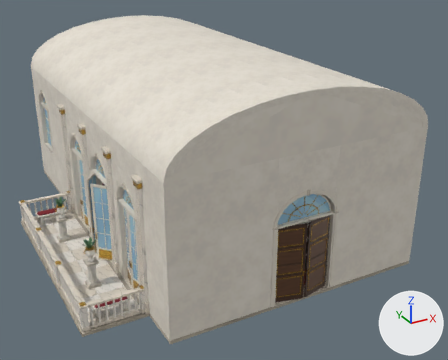
Before and after pictures for a commit that changed the glTF model apps/web/public/assets/3d/environments/hero-v1/rofan_imperial_palace_hall_balcony-mobile.glb.
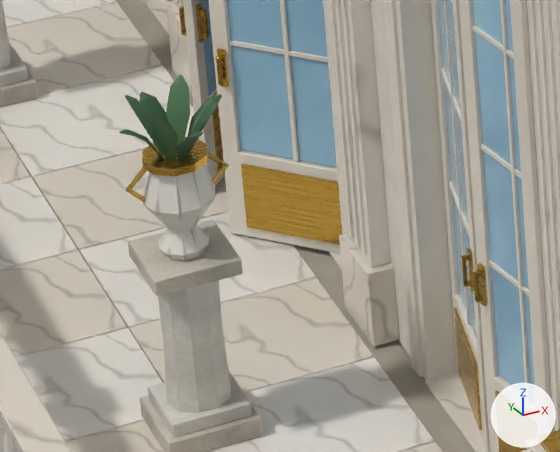
The first picture shows the older version from a camera (50 mm lens) standing at (-11.3, -25.4, 14.2) and looking at (1.6, -1.9, 2.4). The close-ups show the older and then the newer version on the part from 15% to 32% of the width and 63% to 80% of the height of that picture. Only the edits that show in the close-ups are written down. Arrows for +X, +Y and +Z are at lower right; the lights stay in place. Where no turn or scale is listed for an object, it has been applied to the vertices. Vertices at exactly the same position are counted once.

Script lines for the objects in view, before the commit:
```python
me_bg_cutaway_front = bpy.data.meshes.new('BG_Cutaway_Front')
me_bg_cutaway_front.from_pydata(...)  # 12996 vertices, 22884 faces; spans x -5.9..5.9, y -8.8..8.8, z -4.2..4.2
me_bg_cutaway_front.materials.append(mat_01_opaque_master_1024)
me_bg_furnishings = bpy.data.meshes.new('BG_Furnishings')
me_bg_furnishings.from_pydata(...)  # 14790 vertices, 27320 faces; spans x -6.4..6.4, y -8.0..8.0, z -2.7..2.7
me_bg_furnishings.materials.append(mat_01_opaque_master_1024)
me_bg_shell_fixed = bpy.data.meshes.new('BG_Shell_Fixed')
me_bg_shell_fixed.from_pydata(...)  # 18504 vertices, 32892 faces; spans x -7.0..7.0, y -8.9..8.9, z -4.2..4.2
me_bg_shell_fixed.materials.append(mat_01_opaque_master_1024)
ob_bg_cutaway_front = bpy.data.objects.new('BG_Cutaway_Front', me_bg_cutaway_front)
ob_bg_cutaway_front.location = (1.032, -0.275, 4.321)
ob_bg_furnishings = bpy.data.objects.new('BG_Furnishings', me_bg_furnishings)
ob_bg_furnishings.location = (0.025, -0.31, 2.905)
ob_bg_shell_fixed = bpy.data.objects.new('BG_Shell_Fixed', me_bg_shell_fixed)
ob_bg_shell_fixed.location = (0.001, 0.033, 4.243)
```
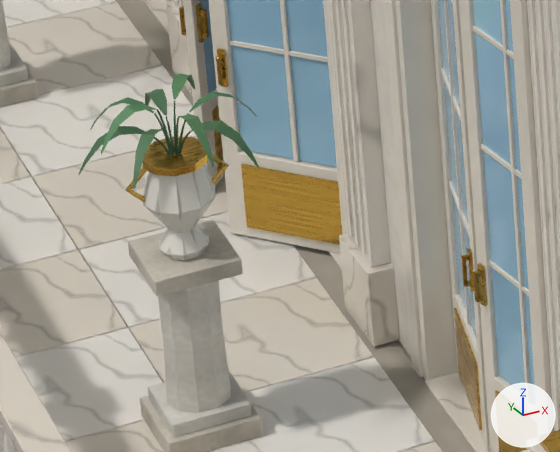
The change in detail:
me_bg_furnishings is used by ob_bg_furnishings; location (0.025, -0.31, 2.905).
me_bg_furnishings had 14790 vertices, 27320 faces and spanned x -6.4..6.4, y -8.0..8.0, z -2.7..2.7.
me_bg_furnishings now has 19615 vertices, 36632 faces and spans x -6.4..6.4, y -8.0..8.0, z -2.7..2.7.
me_bg_furnishings part 1: 23 vertices moved within x -5.9..-5.5, y -3.9..-3.5, z -1.1..-0.7; 53 vertices removed from x -6.0..-5.4, y -4.1..-3.5, z -0.9..-0.7; 785 vertices added at x -6.2..-5.2, y -4.3..-3.3, z -1.2..-0.7.
Other edits to the shape of me_bg_furnishings do not show in these pictures.

Location of each change, [x1, y1, x2, y2] in pixels of the close-ups (560 x 452 px):
part 1 of me_bg_furnishings, reshaped: before [119, 76, 222, 160]; after [78, 73, 259, 189]
